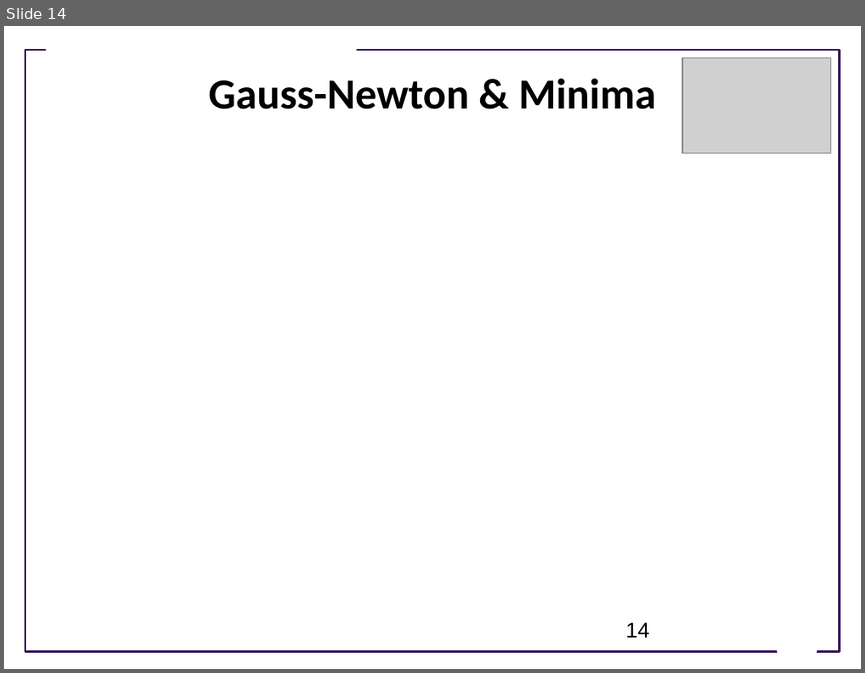
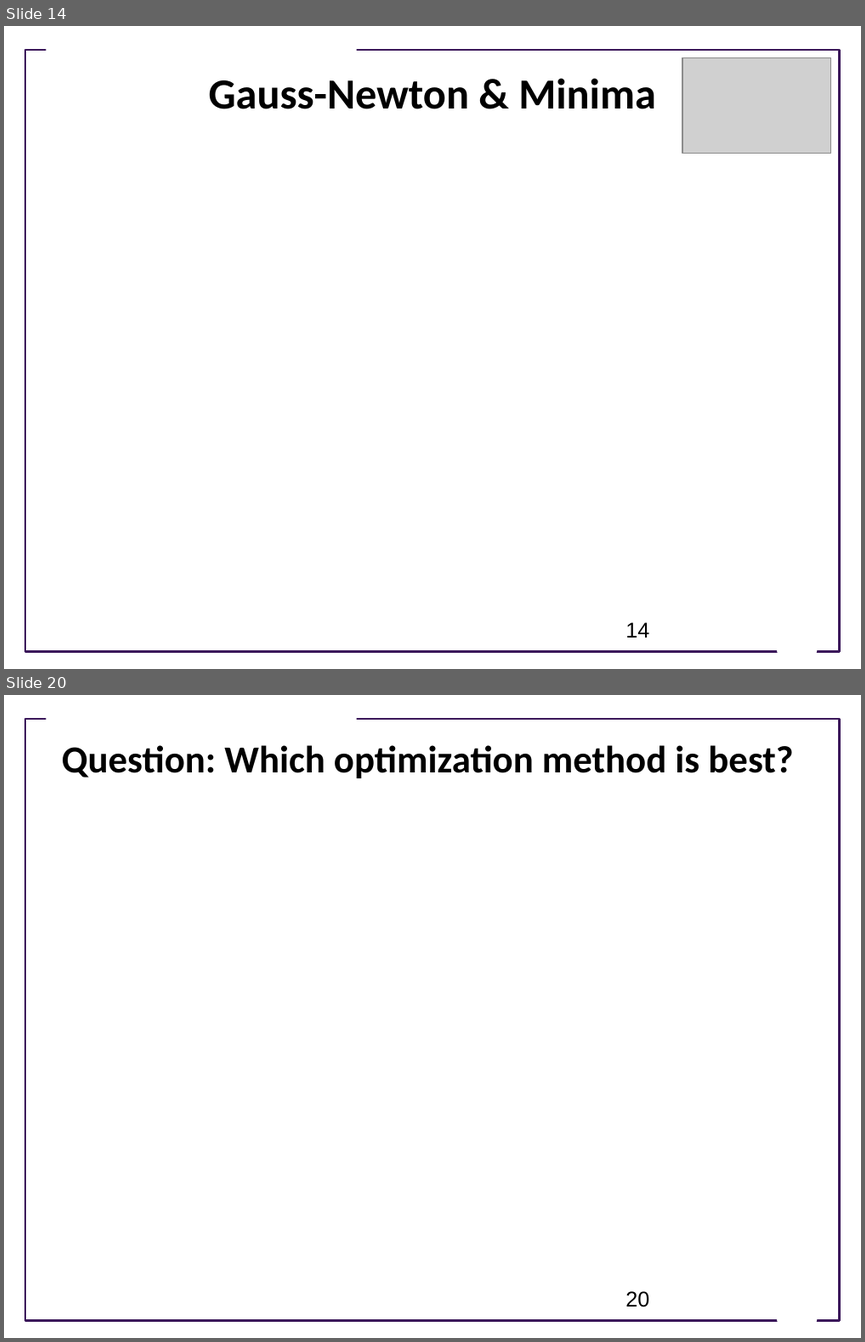
Before and after one commit to ModelEngineering/advancing-biomedical-models, a slide deck: lectures/lecture_8/Lecture_8_Model_Fitting_Optimization_Techniques.pptx. Shown one above the other, each under a label of ours: slide 14 before the commit, slides 14 and 20 after it; the slides between them are not shown. The pictures are 865x673 and 865x1342 pixels, drawn with LibreOffice and Linux fonts; fonts in the diff are those of the drawing; grey boxes stand for pictures; background and template pictures are left out. Boxes give left, top, right and bottom in pixels: in the first picture for what was removed or moved away, otherwise in the second. Text is boxed around its words. In the diff, an @@ line names an element or a change of style, - is before the commit and + after.

```diff
--- a/lectures/lecture_8/Lecture_8_Model_Fitting_Optimization_Techniques.pptx
+++ b/lectures/lecture_8/Lecture_8_Model_Fitting_Optimization_Techniques.pptx
@@ slide 20 added at box(4, 695, 861, 1338), background #FFFFFF; not listed: 3 template elements that a slide beside it also shows @@
@@ title added at box(62, 745, 793, 778), 32 pt, text #000000, bold @@
+Question: Which optimization method is best?
@@ page number added at box(625, 1291, 649, 1307), 18 pt, text #000000 @@
+20
```
Also in this commit, not shown: 8 other slides added, 2 slides removed.
